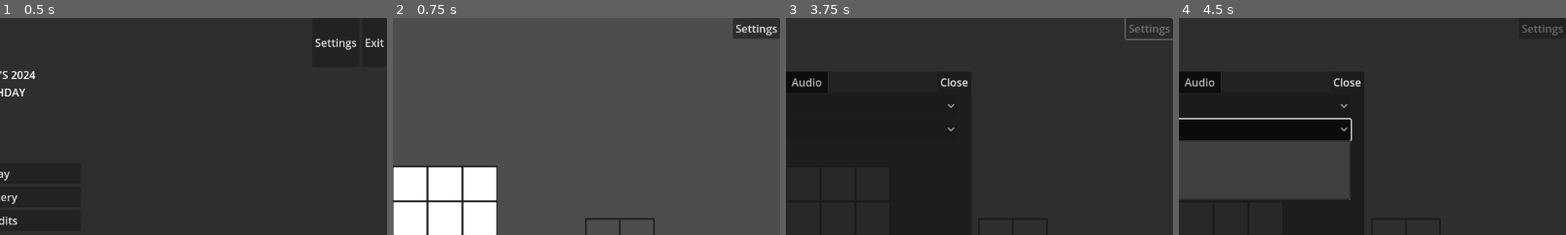
Above: before the commit, frames 1-4 (left to right).
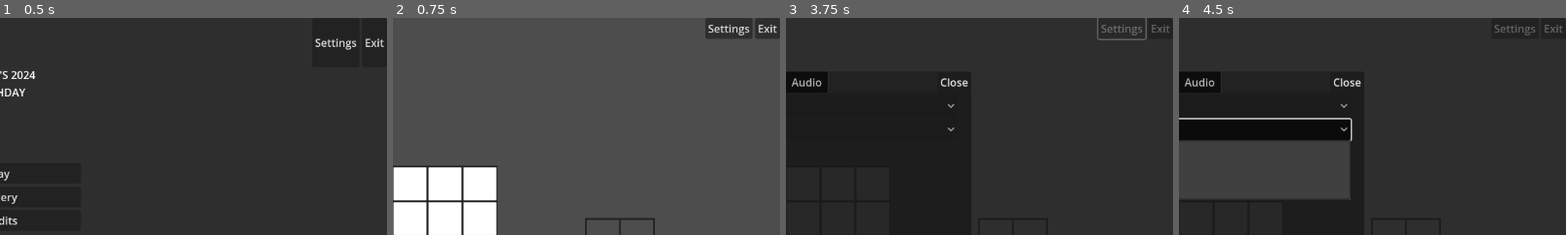
Above: after the commit, the same moments.

Repository: Saplings-Projects/Birthday-2024
Game: Godot game, scene res://MainScenes/main_menu.tscn
Same seed, same stepped clock (60 frames per second), same inputs: the game is played once before the commit and once after it.
Inputs:
- Up to frame 1 (0.5 s): no input
- Up to frame 2 (0.75 s): click "Play" at 0.5 s
- Up to frame 3 (3.75 s): click "Skip" at 1.25 s; click "Skip" at 2 s; click "Skip" at 2.75 s; click "Settings" at 3.5 s
- Up to frame 4 (4.5 s): click "1920x1080" at 4.25 s
The pictures show only the part of the screen within x 50-100%, y 0-50%; the shares and areas given below are measured in that part.

Frame 1 is identical in both runs. In frame 2, 0.9% of the frame differs, in the area x 80-100%, y 0-10%; in frame 3, 0.4%; in frame 4, 0.3%.

Commit message:
Added exit button to puzzle UI

Diff:
--- a/Birthday-2024-Project/ScenePrefabs/PuzzleUiManager.tscn
+++ b/Birthday-2024-Project/ScenePrefabs/PuzzleUiManager.tscn
@@ -13,7 +13,7 @@
 play_state = NodePath("States/PuzzleUiPlayState")
 win_state = NodePath("States/PuzzleUiWinState")
 
-[node name="MainScreen" type="Control" parent="." node_paths=PackedStringArray("context_button", "reset_button", "settings_button", "win_text")]
+[node name="MainScreen" type="Control" parent="." node_paths=PackedStringArray("context_button", "exit_button", "reset_button", "settings_button", "win_text")]
 layout_mode = 3
 anchors_preset = 15
 anchor_right = 1.0
@@ -22,6 +22,7 @@
 grow_vertical = 2
 script = ExtResource("2_fxt11")
 context_button = NodePath("MarginContainer/HBoxContainer/Context Button")
+exit_button = NodePath("MarginContainer/HBoxContainer2/Exit Button")
 reset_button = NodePath("MarginContainer/HBoxContainer/Reset Button")
 settings_button = NodePath("MarginContainer/HBoxContainer2/Settings Button")
 win_text = NodePath("Win Text")
@@ -42,6 +43,10 @@
 [node name="Settings Button" type="Button" parent="MainScreen/MarginContainer/HBoxContainer2"]
 layout_mode = 2
 text = "Settings"
+
+[node name="Exit Button" type="Button" parent="MainScreen/MarginContainer/HBoxContainer2"]
+layout_mode = 2
+text = "Exit"
 
 [node name="HBoxContainer" type="HBoxContainer" parent="MainScreen/MarginContainer"]
 layout_mode = 2
--- a/Birthday-2024-Project/Scripts/Game/States/GameState.gd
+++ b/Birthday-2024-Project/Scripts/Game/States/GameState.gd
@@ -1,11 +1,16 @@
 class_name GameState
 extends Node2D
+
 
 var manager: GameManager
 
 
 func enter_state():
 	pass
+
+
+func exit_game():
+	get_tree().quit()
 
 
 func exit_state():
--- a/Birthday-2024-Project/Scripts/UI/Puzzle/PuzzleMainScreen.gd
+++ b/Birthday-2024-Project/Scripts/UI/Puzzle/PuzzleMainScreen.gd
@@ -4,6 +4,7 @@
 
 @export_group("UI Elements")
 @export var context_button: Button
+@export var exit_button: Button
 @export var reset_button: Button
 @export var settings_button: Button
 @export var win_text: Label
--- a/Birthday-2024-Project/Scripts/UI/Puzzle/States/PuzzleUiPlayState.gd
+++ b/Birthday-2024-Project/Scripts/UI/Puzzle/States/PuzzleUiPlayState.gd
@@ -3,6 +3,10 @@
 
 
 var _state: GamePlayState
+
+
+func _on_exit_clicked():
+	_state.exit_game()
 
 
 func _on_reset_clicked():
@@ -30,6 +34,7 @@
 	screen.show_hide_win_text(false)
 	screen.context_button.text = "Skip"
 	screen.context_button.button_up.connect(_on_skip_clicked)
+	screen.exit_button.button_up.connect(_on_exit_clicked)
 	screen.reset_button.button_up.connect(_on_reset_clicked)
 	screen.settings_button.button_up.connect(_on_settings_clicked)
 
@@ -39,6 +44,7 @@
 
 	var screen = _ui_manager.main_screen
 	screen.context_button.button_up.disconnect(_on_skip_clicked)
+	screen.exit_button.button_up.disconnect(_on_exit_clicked)
 	screen.reset_button.button_up.disconnect(_on_reset_clicked)
 	screen.settings_button.button_up.disconnect(_on_settings_clicked)
 
--- a/Birthday-2024-Project/Scripts/UI/Puzzle/States/PuzzleUiWinState.gd
+++ b/Birthday-2024-Project/Scripts/UI/Puzzle/States/PuzzleUiWinState.gd
@@ -3,6 +3,10 @@
 
 
 var _state: GameWinState
+
+
+func _on_exit_clicked():
+	_state.exit_game()
 
 
 func _on_next_clicked():
@@ -30,6 +34,7 @@
 	screen.show_hide_win_text(true)
 	screen.context_button.text = "Next"
 	screen.context_button.button_up.connect(_on_next_clicked)
+	screen.exit_button.button_up.connect(_on_exit_clicked)
 	screen.reset_button.button_up.connect(_on_reset_clicked)
 	screen.settings_button.button_up.connect(_on_settings_clicked)
 
@@ -39,6 +44,7 @@
 
 	var screen = _ui_manager.main_screen
 	screen.context_button.button_up.disconnect(_on_next_clicked)
+	screen.exit_button.button_up.disconnect(_on_exit_clicked)
 	screen.reset_button.button_up.disconnect(_on_reset_clicked)
 	screen.settings_button.button_up.disconnect(_on_settings_clicked)
 
